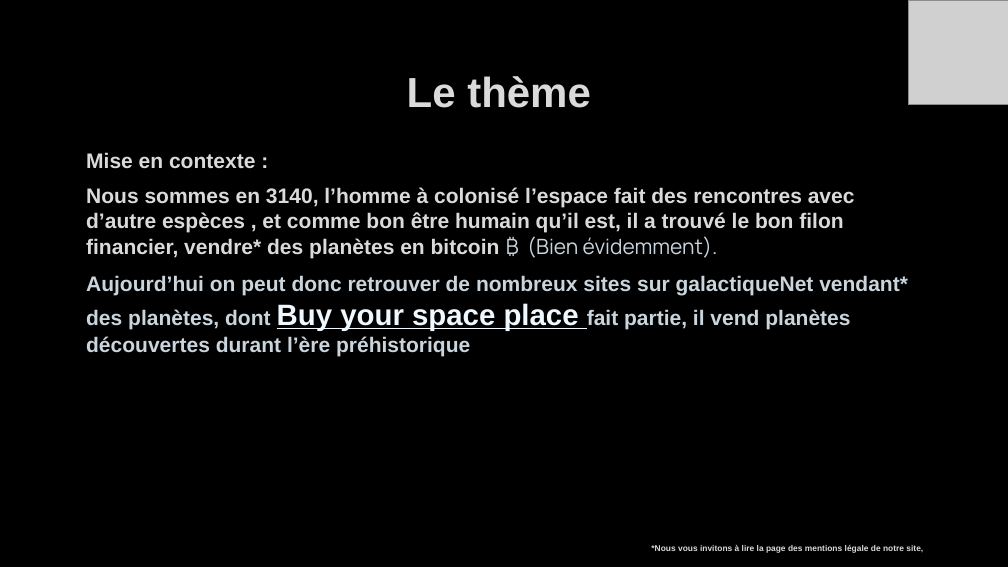
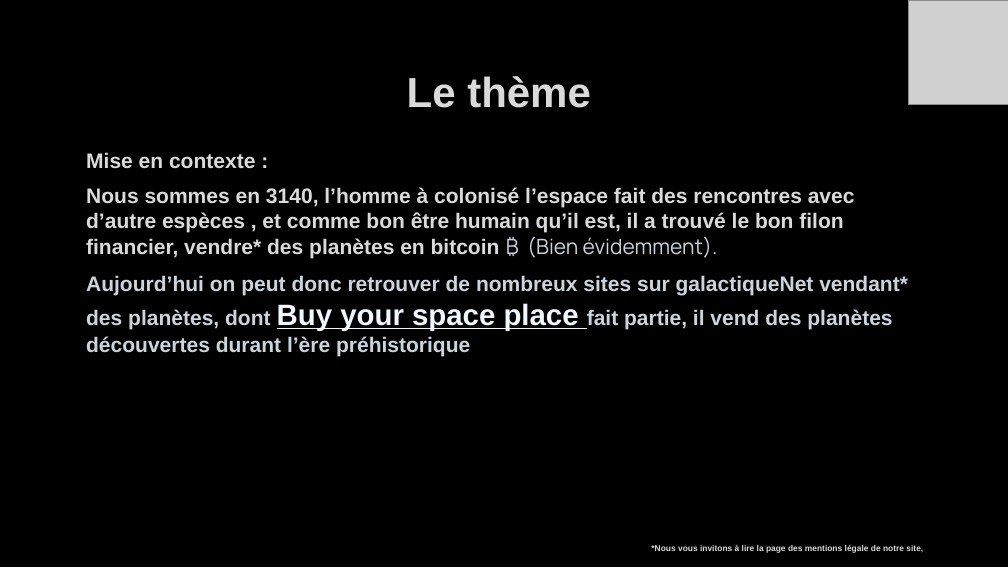
Before and after one commit to RuBy-67/E5, a slide deck: slide 3 of zEn +/Buy your space place.pptx. Drawn at 1008x567 pixels with LibreOffice and Linux fonts; fonts in the diff are those of the drawing; grey boxes stand for pictures; background and template pictures are left out. Boxes give left, top, right and bottom in pixels: in the first picture for what was removed or moved away, otherwise in the second. Text is boxed around its words. In the diff, an @@ line names an element or a change of style, - is before the commit and + after.

```diff
--- a/zEn +/Buy your space place.pptx
+++ b/zEn +/Buy your space place.pptx
@@ text at (x1=86, y1=275, x2=908, y2=356): text changed @@
-Aujourd’hui on peut donc retrouver de nombreux sites sur galactiqueNet vendant* des planètes, dont Buy your space place fait partie, il vend planètes découvertes durant l’ère préhistorique
+Aujourd’hui on peut donc retrouver de nombreux sites sur galactiqueNet vendant* des planètes, dont Buy your space place fait partie, il vend des planètes découvertes durant l’ère préhistorique
```
Also in this commit, not shown: 1 other slide changed.
